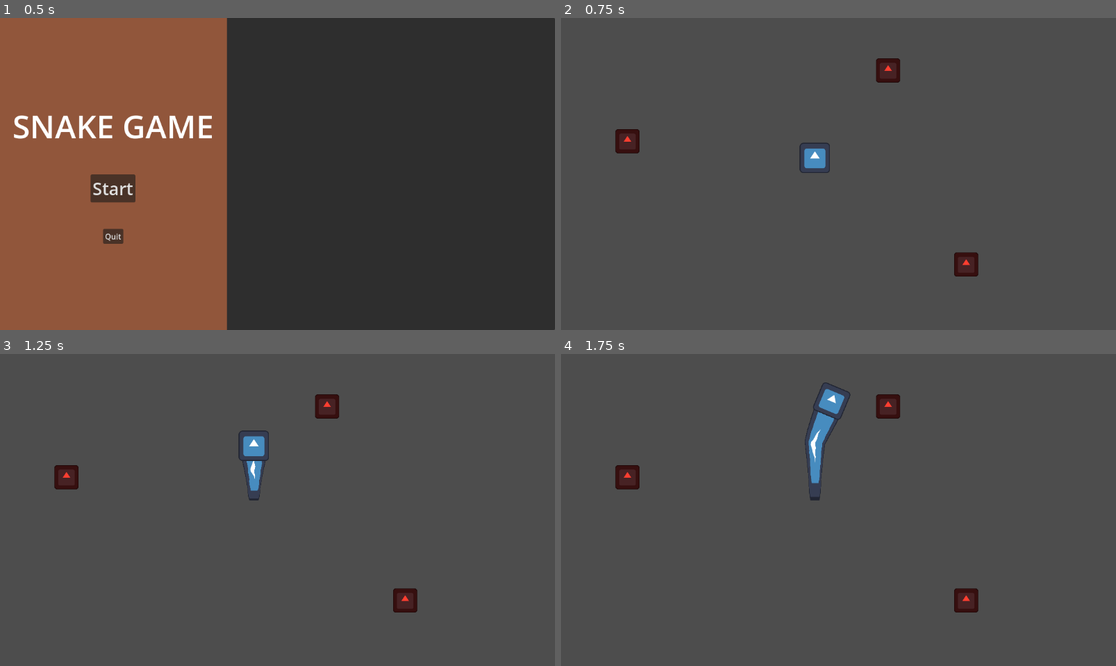
Above: before the commit, frames 1-4 (two rows, left to right).
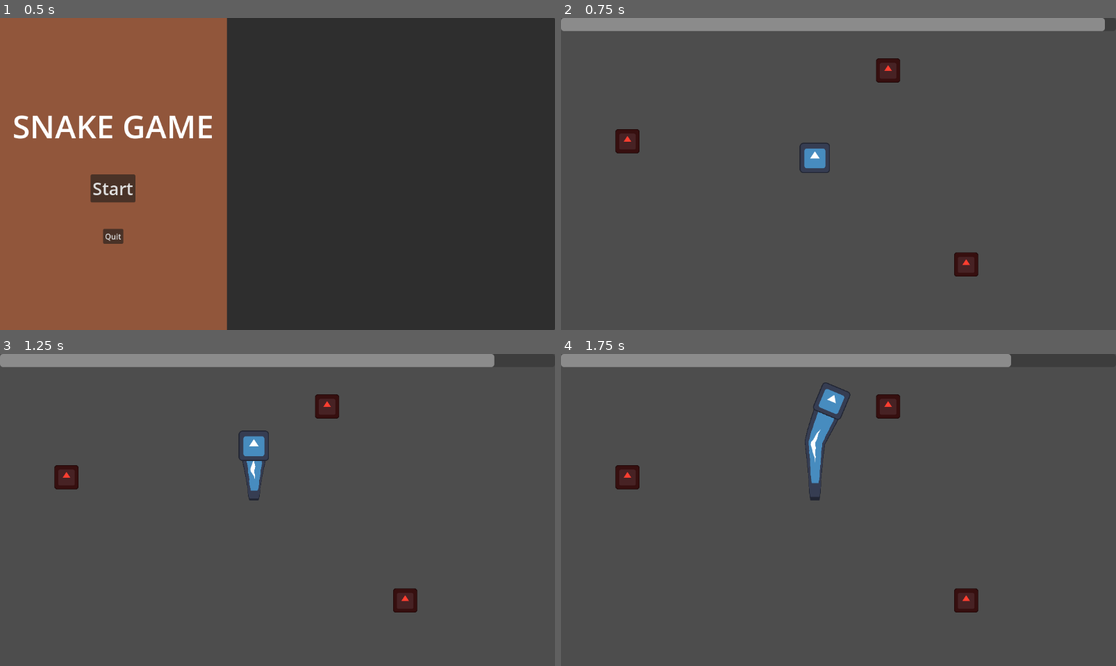
Above: after the commit, the same moments.

Repository: tylercchase/gmtk-2025
Game: Godot game, scene res://src/menus/main/main_menu.tscn
The game is run twice, just before and just after one commit, with the same random seed, the same clock (stepped at 60 frames per second) and the same inputs. The engine's default icon, where the game draws it, is replaced by a stand-in: a white triangle on a blue panel in a dark square.
Inputs:
- Up to frame 1 (0.5 s): no input
- Up to frame 2 (0.75 s): click "Start" at 0.5 s
- Up to frame 3 (1.25 s): no input
- Up to frame 4 (1.75 s): hold D (move_right) from 1.28 s (still down)

Frame 1 is identical in both runs. In frame 2, 4.1% of the frame differs, in the area x 0-98%, y 0-5%; in frame 3, 3.8%; in frame 4, 3.4%.

Commit message:
feat: timer for level time

Diff:
--- a/src/level/level_manager.gd
+++ b/src/level/level_manager.gd
@@ -1,9 +1,13 @@
 extends Node
 
 @export var game_over_scene: PackedScene
+@export var progress_bar: ProgressBar
 
+@export var player: Player
+
+var timer: Timer
 func _ready() -> void:
-	var timer = Timer.new()
+	timer = Timer.new()
 	timer.autostart = true
 	timer.one_shot = true
 	add_child(timer)
@@ -13,3 +17,8 @@
 func _on_timer_timeout():
 	var game_over_node = game_over_scene.instantiate()
 	add_child(game_over_node)
+	player.process_mode = Node.PROCESS_MODE_DISABLED
+
+
+func _process(delta: float) -> void:
+	progress_bar.value =  timer.time_left / timer.wait_time
--- a/src/level/test_level.tscn
+++ b/src/level/test_level.tscn
@@ -27,4 +27,25 @@
 [node name="Apple3" parent="Node2D" instance=ExtResource("3_88en4")]
 position = Vector2(841, 512)
 
-[node name="LevelManager" parent="." instance=ExtResource("4_5ipog")]
+[node name="LevelManager" parent="." node_paths=PackedStringArray("progress_bar", "player") instance=ExtResource("4_5ipog")]
+progress_bar = NodePath("../CanvasLayer/Control/ProgressBar")
+player = NodePath("../Player")
+
+[node name="CanvasLayer" type="CanvasLayer" parent="."]
+
+[node name="Control" type="Control" parent="CanvasLayer"]
+layout_mode = 3
+anchors_preset = 15
+anchor_right = 1.0
+anchor_bottom = 1.0
+grow_horizontal = 2
+grow_vertical = 2
+
+[node name="ProgressBar" type="ProgressBar" parent="CanvasLayer/Control"]
+layout_mode = 1
+anchors_preset = 10
+anchor_right = 1.0
+offset_bottom = 27.0
+grow_horizontal = 2
+max_value = 1.0
+show_percentage = false
